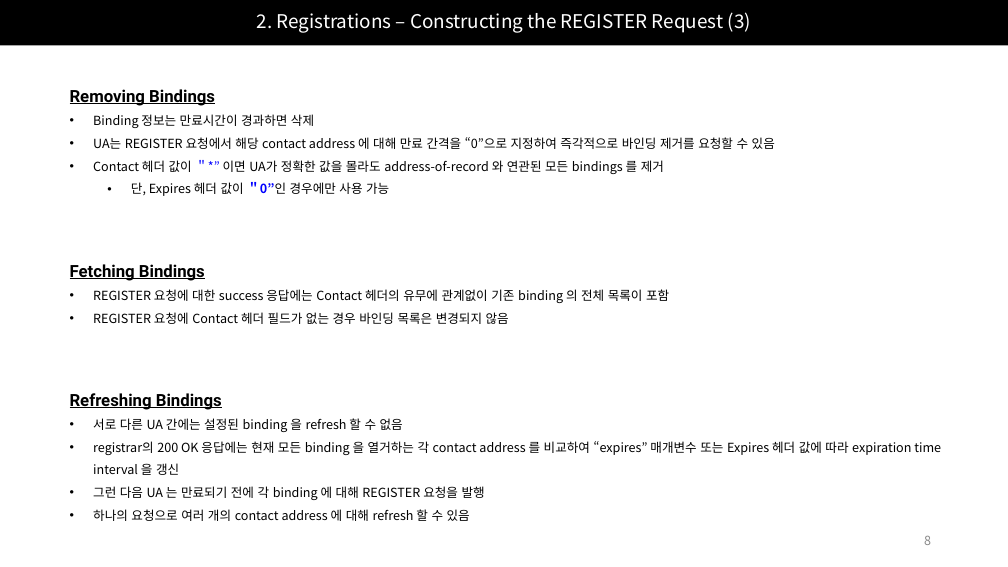
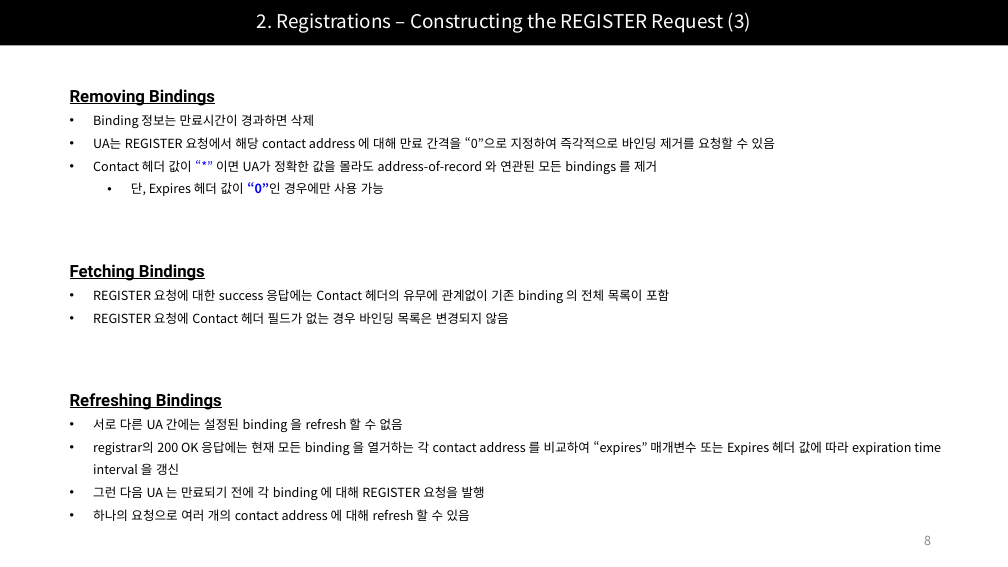
Before and after one commit to Epsilonely/SIP-Survey, a slide deck: slide 8 of 세미나 2차.pptx. Drawn at 1008x567 pixels with LibreOffice and Linux fonts; fonts in the diff are those of the drawing. Boxes give left, top, right and bottom in pixels: in the first picture for what was removed or moved away, otherwise in the second. Text is boxed around its words. In the diff, an @@ line names an element or a change of style, - is before the commit and + after.

```diff
--- a/세미나 2차.pptx
+++ b/세미나 2차.pptx
@@ text at [93,160,657,196]: text changed @@
-• Contact 헤더 값이 ＂*” 이면 UA가 정확한 값을 몰라도 address-of-record 와 연관된 모든 bindings 를 제거
-  • 단, Expires 헤더 값이 ＂0”인 경우에만 사용 가능
+• Contact 헤더 값이 “*” 이면 UA가 정확한 값을 몰라도 address-of-record 와 연관된 모든 bindings 를 제거
+  • 단, Expires 헤더 값이 “0”인 경우에만 사용 가능
```
Also in this commit, not shown: 4 other slides changed, 11 slides added, 1 slide removed.
